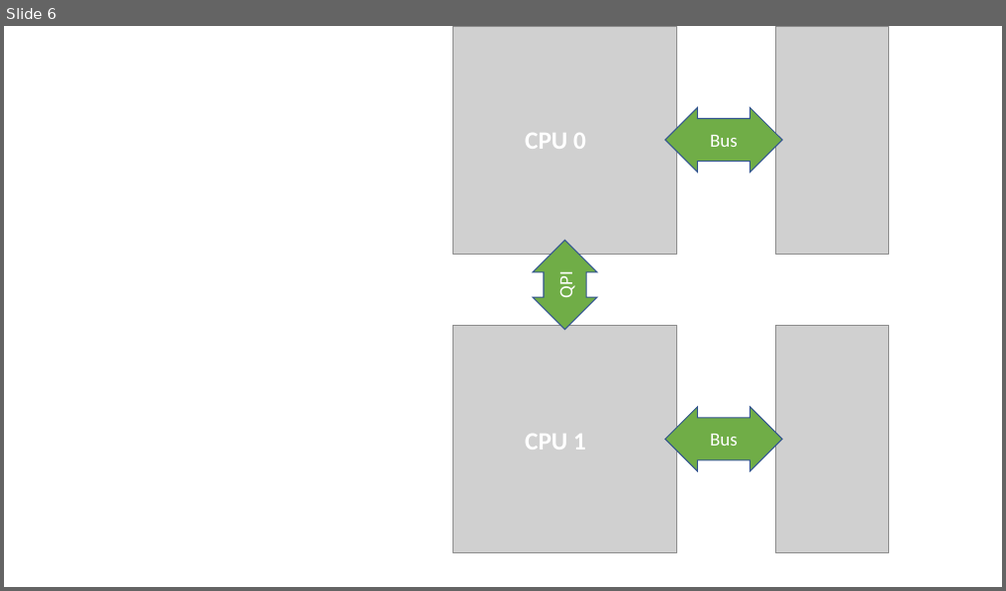
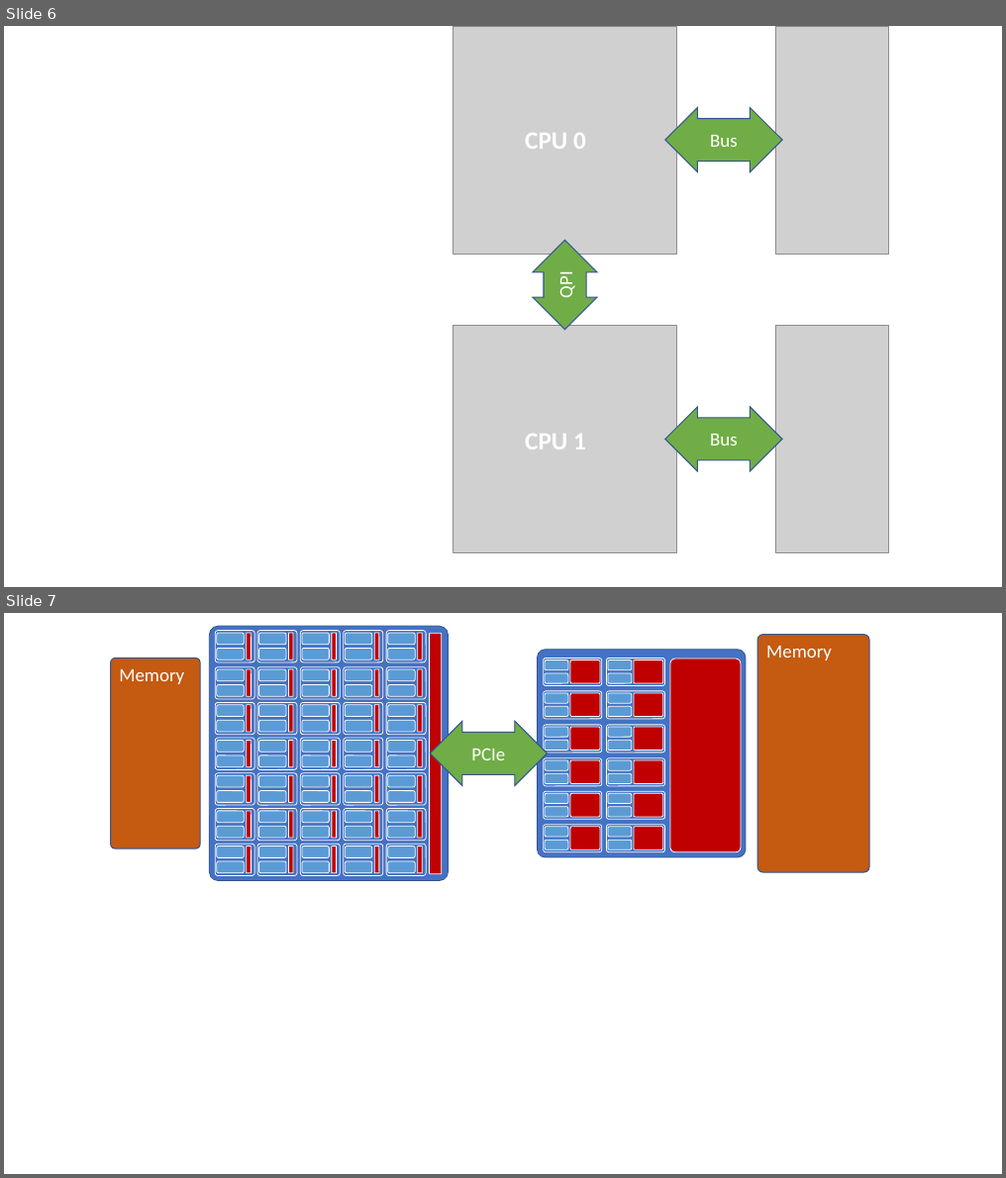
Before and after one commit to ofuhrer/HPC4WC, a slide deck: day1/img/memory_architectures.pptx. Shown one above the other, each under a label of ours: slide 6 before the commit, slides 6 and 7 after it. The pictures are 1006x591 and 1006x1178 pixels, drawn with LibreOffice and Linux fonts; fonts in the diff are those of the drawing; grey boxes stand for pictures. Boxes give left, top, right and bottom in pixels: in the first picture for what was removed or moved away, otherwise in the second. Text is boxed around its words. In the diff, an @@ line names an element or a change of style, - is before the commit and + after.

```diff
--- a/day1/img/memory_architectures.pptx
+++ b/day1/img/memory_architectures.pptx
@@ slide 7 added at <box>4,613,1002,1174</box>, background #FFFFFF @@
@@ rounded rectangle added at <box>757,635,869,872</box>, fill #C55A11, outline #325491 1 pt, 18 pt, text #FFFFFF @@
+Memory
@@ rounded rectangle added at <box>110,658,200,849</box>, fill #C55A11, outline #325491 1 pt, 18 pt, text #FFFFFF @@
+Memory
@@ left right arrow added at <box>430,722,547,786</box>, fill #70AD47, outline #325491 1 pt, 18 pt, text #FFFFFF @@
+PCIe
@@ group added at <box>209,626,448,881</box>: 142 rounded rectangles @@
@@ group added at <box>537,650,746,858</box>: 50 rounded rectangles @@
```
Also in this commit, not shown: 3 other files.
